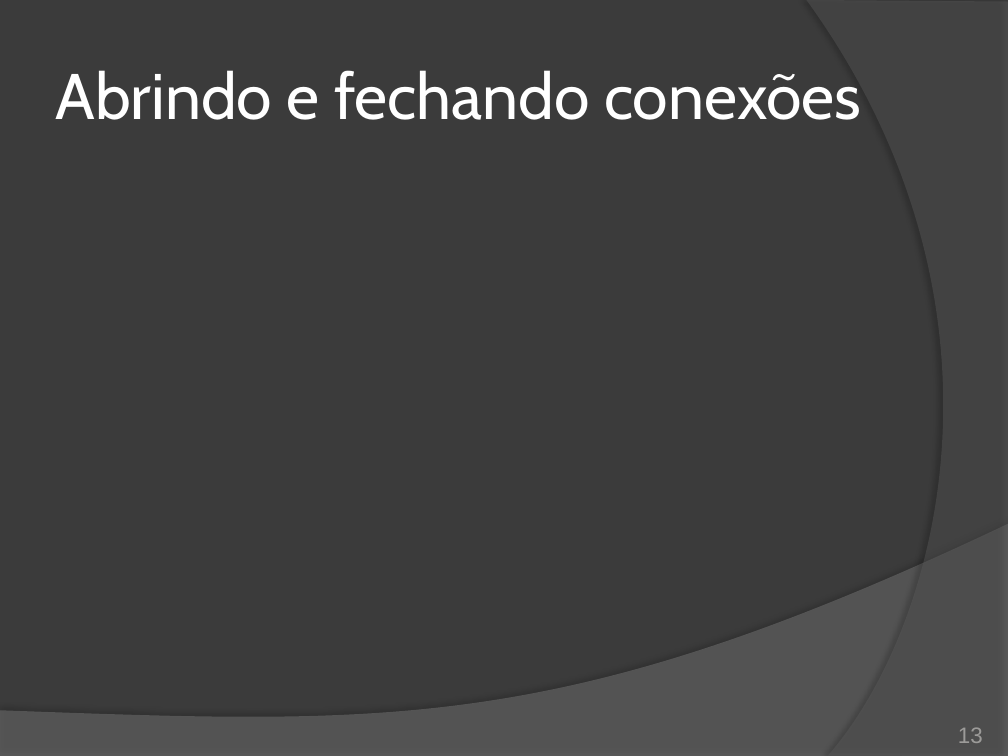
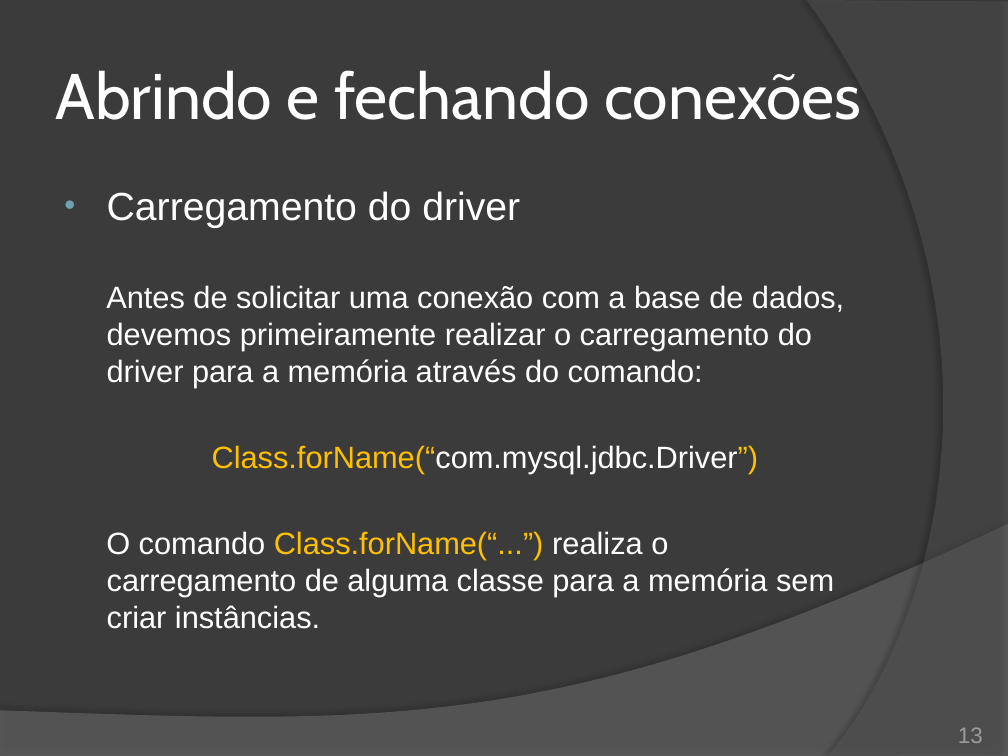
Before and after one commit to duchesqui/slzvieira-training, a slide deck: slide 13 of 2-Java-Programmer-Modulo-II/19.Capitulo11.pptx. Drawn at 1008x756 pixels with LibreOffice and Linux fonts; fonts in the diff are those of the drawing. Boxes give left, top, right and bottom in pixels: in the first picture for what was removed or moved away, otherwise in the second. Text is boxed around its words. In the diff, an @@ line names an element or a change of style, - is before the commit and + after.

Commit message:
JDBC: Carregamento do driver, URL de conexão, DriverManager e Connection.

```diff
--- a/2-Java-Programmer-Modulo-II/19.Capitulo11.pptx
+++ b/2-Java-Programmer-Modulo-II/19.Capitulo11.pptx
@@ text added at bbox=[106, 191, 844, 629], 22 pt, text #FFFFFF @@
+• Carregamento do driver
+Antes de solicitar uma conexão com a base de dados, devemos primeiramente realizar o carregamento do driver para a memória através do comando:
+Class.forName(“com.mysql.jdbc.Driver”)
+O comando Class.forName(“...”) realiza o carregamento de alguma classe para a memória sem criar instâncias.
```
Also in this commit, not shown: 1 other slide changed, 6 slides added.
